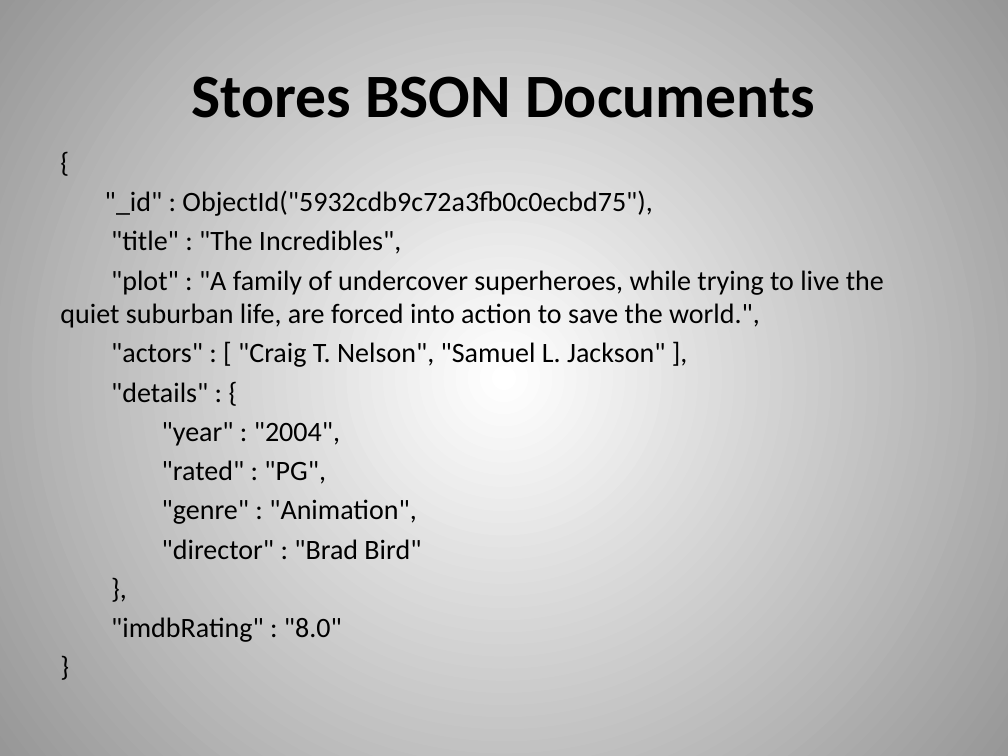
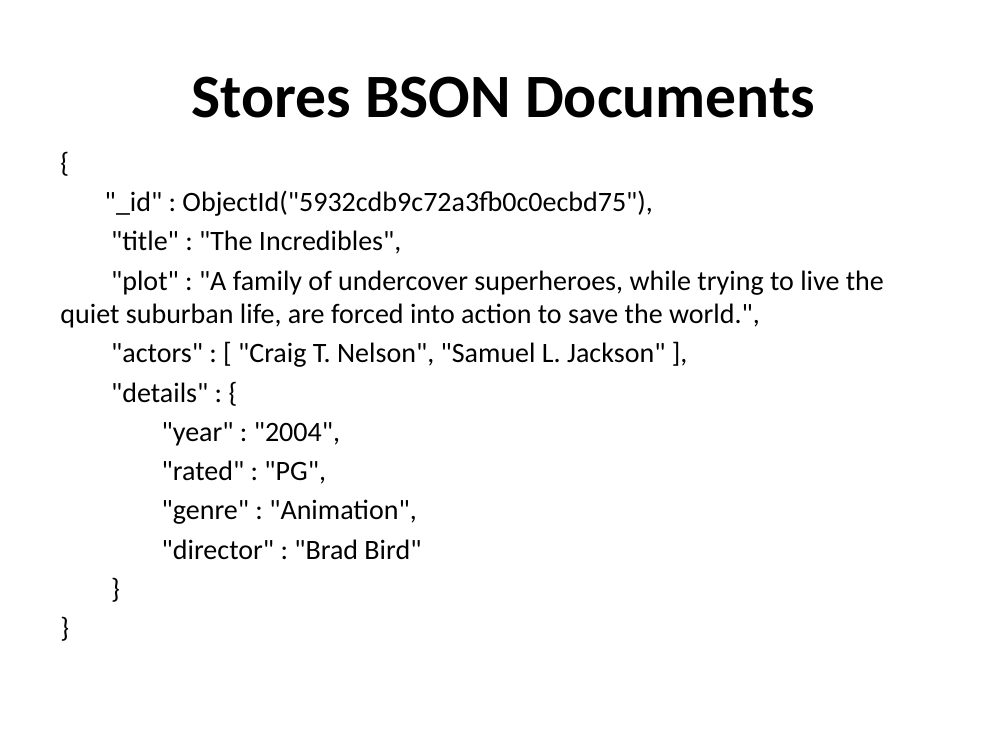
Before and after one commit to dvanvali/mongoDbPresentation, a slide deck: slide 4 of MongoDB.pptx. Drawn at 1008x756 pixels with LibreOffice and Linux fonts; fonts in the diff are those of the drawing; background and template pictures are left out. Boxes give left, top, right and bottom in pixels: in the first picture for what was removed or moved away, otherwise in the second. Text is boxed around its words. In the diff, an @@ line names an element or a change of style, - is before the commit and + after.

Commit message:
new background and update to 2 slides

```diff
--- a/MongoDB.pptx
+++ b/MongoDB.pptx
@@ background gradient #FFFFFF to #979797 to picture (left out) @@
@@ text at <box>60,190,884,560</box>: paragraph added @@
+}
@@ text at <box>111,617,342,642</box>: paragraphs removed @@
-},
-"imdbRating" : "8.0"
```
Also in this commit, not shown: 37 other slides changed, 1 slide removed, 1 other file.
